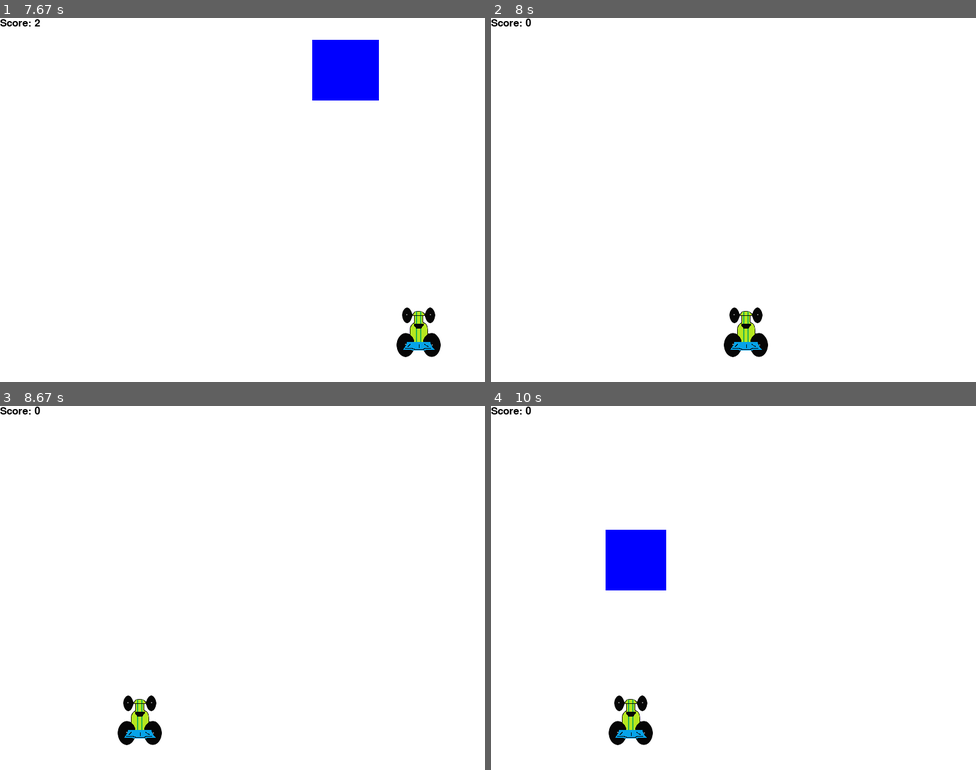
Above: before the commit, frames 1-4 (two rows, left to right).
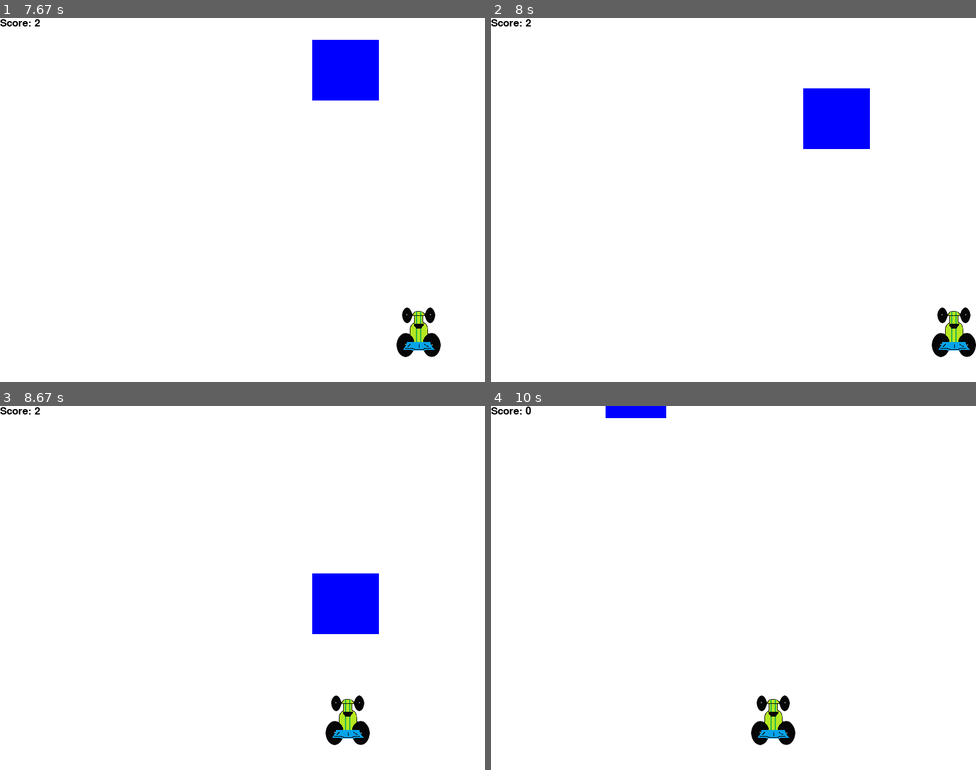
Above: after the commit, the same moments.

Repository: davidjamesbutton/pygame-sentdex
Game: pygame game, started from main.py
Two runs of this game, one before a commit and one after it. Both use one fixed random seed, a clock stepped at 60 frames per second and the inputs below.
Inputs:
- Up to frame 1 (7.67 s): tap Space at 0.33, 0.73, 1.03, 1.23, 1.53, 1.73, 2.03, 2.3, 2.6, 2.73, 3.03, 3.4, 3.7, 3.9, 4.2, 4.4, 4.7, 4.9, 5.2, 5.47, 5.77, 5.9, 6.2, 6.57, 6.87, 7.07, 7.37, 7.57 s; hold Right 0.67-1.13 s; hold Right 1.17-1.63 s; hold Left 1.67-2.2 s; hold Left 2.23-2.63 s; hold Right 2.67-3.3 s; hold Left 3.33-3.8 s; hold Right 3.83-4.3 s; hold Right 4.33-4.8 s; hold Left 4.83-5.37 s; hold Left 5.4-5.8 s; hold Right 5.83-6.47 s; hold Left 6.5-6.97 s; hold Right 7-7.47 s; hold Right from 7.5 s (still down)
- Up to frame 2 (8 s): tap Space at 7.87 s; release Right at 7.97 s
- Up to frame 3 (8.67 s): hold Left 8-8.53 s; tap Space at 8.07, 8.37, 8.63 s; hold Left from 8.57 s (still down)
- Up to frame 4 (10 s): tap Space at 8.93, 9.07, 9.37, 9.73 s; release Left at 8.97 s; hold Right 9-9.63 s; hold Left from 9.67 s (still down)

Frame 1 is identical in both runs. In frame 2, 3.9% of the frame differs, in the area x 7-100%, y 0-94%; in frame 3, 3.9%; in frame 4, 4.1%, in the area x 23-63%, y 0-94%.

Commit message:
Refactor walls to restrict but not crash

Diff:
--- a/main.py
+++ b/main.py
@@ -119,8 +119,10 @@
         block_rect.move_ip(0, block_speed)
 
         # Car outside display
-        if car_rect.right > DISPLAY_WIDTH or car_rect.left < 0:
-            crash()
+        if car_rect.right > DISPLAY_WIDTH:
+            car_rect.right = DISPLAY_WIDTH
+        if car_rect.left <  0:
+            car_rect.left = 0
 
         # Block below display
         if block_rect.top > DISPLAY_HEIGHT:
